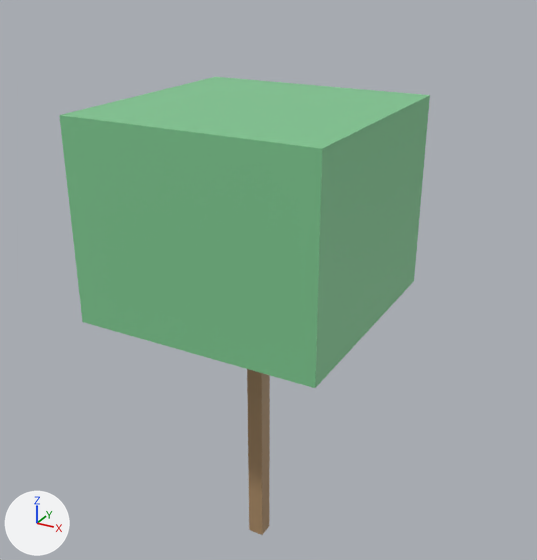
A saved change to the glTF model data/islands/disksaver/glb/Prop_DS_Tree_26.glb.
Both versions are drawn from a camera (50 mm lens) standing at (5.87, -10.28, 10.68) and looking at (0.03, 0.32, 5.37). Lighting does not change. The marker at lower left points along +X, +Y and +Z. The older version comes first. Vertices at exactly the same position are counted once.
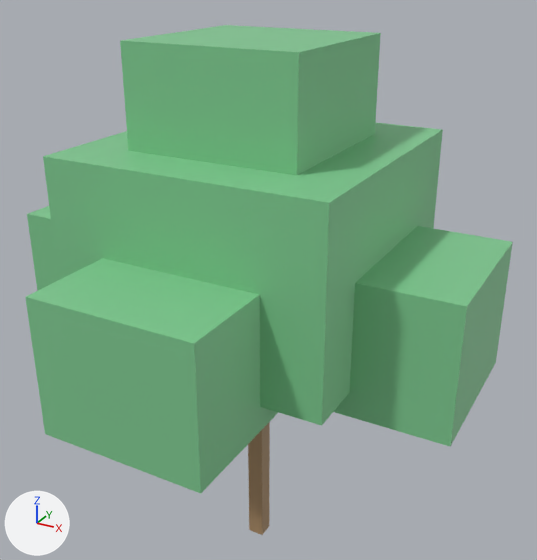
Pixel boxes (x1, y1, x2, y2) of what changed, in the pictures (537 x 560 px):
'Cube.001', moved, rescaled (8% wider): before (59, 77, 430, 388); after (43, 122, 443, 426)
'Cube.005', added (green): after (25, 258, 278, 493)
'Cube.006', added (green): after (120, 25, 381, 175)
'Cube.002', added (green): after (334, 226, 513, 447)
'Cube.003', added (green): after (27, 206, 58, 291)

The change, as a list of edits to the scene's bpy script:
```text
Change me_cube_1492:
    used by ob_cube_001; location = (0.0, 0.0, 0.0)
    remove me_cube_1492.from_pydata(...)  # 8 vertices, 12 faces; spans x -2.12..2.12, y -2.12..2.12, z 5.1..8.5
    add me_cube_1492.from_pydata(...)  # 8 vertices, 12 faces; spans x -2.34..2.34, y -2.34..2.34, z 4.68..7.9
    me_cube_1492 part 1: the whole mesh is scaled about its middle by (1.1, 1.1, 0.95), then moved by (0.0, 0.0, -0.51)
Add me_cube_1627:
    me_cube_1627.from_pydata(...)  # a box spanning x -1.44..1.44, y -1.44..1.44, z 7.65..9.52
    me_cube_1627.materials.append(mat_ds_leaf2)  # green #80ca92
Add me_cube_1626:
    me_cube_1626.from_pydata(...)  # a box spanning x -1.36..1.36, y -3.91..-1.19, z 4.25..6.46
    me_cube_1626.materials.append(mat_ds_leaf2)  # green #80ca92
Add me_cube_1624:
    me_cube_1624.from_pydata(...)  # a box spanning x -3.91..-1.19, y -1.36..1.36, z 4.25..6.46
    me_cube_1624.materials.append(mat_ds_leaf2)  # green #80ca92
Add me_cube_1623:
    me_cube_1623.from_pydata(...)  # a box spanning x 1.19..3.91, y -1.36..1.36, z 4.25..6.46
    me_cube_1623.materials.append(mat_ds_leaf2)  # green #80ca92
Add ob_cube_006:
    ob_cube_006 = bpy.data.objects.new('Cube.006', me_cube_1627)
    ob_cube_006.location = (0.0, 0.0, 0.0)
Add ob_cube_005:
    ob_cube_005 = bpy.data.objects.new('Cube.005', me_cube_1626)
    ob_cube_005.location = (0.0, 0.0, 0.0)
Add ob_cube_003:
    ob_cube_003 = bpy.data.objects.new('Cube.003', me_cube_1624)
    ob_cube_003.location = (0.0, 0.0, 0.0)
Add ob_cube_002:
    ob_cube_002 = bpy.data.objects.new('Cube.002', me_cube_1623)
    ob_cube_002.location = (0.0, 0.0, 0.0)
```
